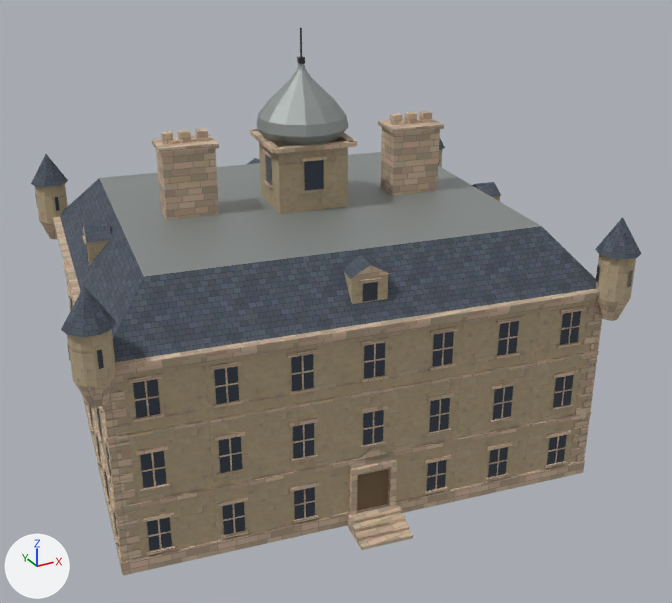
A saved change to the glTF model models/985.glb.
The view is the same before and after, from a camera (50 mm lens) standing at (-21.0, -41.8, 27.8) and looking at (0.9, -2.0, 7.9). Every picture has the same lights, and +X, +Y and +Z are marked at lower left. The older version comes first. Vertices at exactly the same position are counted once.

Names of what the first picture shows: 'b001066_dressed', 'b001066_glass', 'b001066_lead', 'b001066_oak', 'b001066_slate', 'b001066_wall' and 1 more.
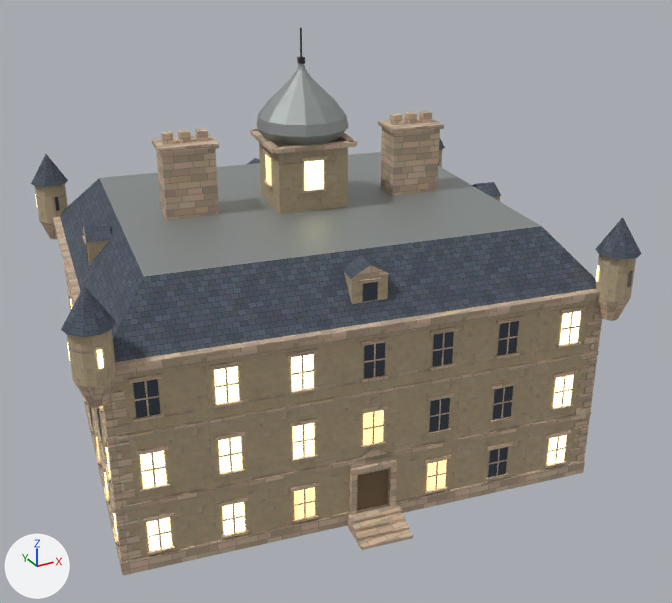
Edits to the bpy script that builds the scene:
```text
Add mat_window_glow_lamp:
    mat_window_glow_lamp = principled_material('window_glow_lamp')
    mat_window_glow_lamp.base_color = (0.0392, 0.051, 0.0706)  # greyish blue #38404b
    mat_window_glow_lamp.roughness = 0.25
    mat_window_glow_lamp.emission_color = (1.0, 0.62, 0.25)  # beige #ffce89
    mat_window_glow_lamp.emission_strength = 2.0
Add mat_window_glow_bright:
    mat_window_glow_bright = principled_material('window_glow_bright')
    mat_window_glow_bright.base_color = (0.0392, 0.051, 0.0706)  # greyish blue #38404b
    mat_window_glow_bright.roughness = 0.25
    mat_window_glow_bright.emission_color = (1.0, 0.86, 0.45)  # beige #ffefb3
    mat_window_glow_bright.emission_strength = 3.0
Change me_b001066_glass:
    where me_b001066_glass.from_pydata(...)  # 388 vertices, 194 faces; spans x -14.5..14.4, y -13.1..12.8, z 0.9..15.7
    used by ob_b001066_glass; location = (0.0, 0.0, 0.0)
    me_b001066_glass part 1: the loose piece of 4 vertices spanning x -8.8..-7.8, y -9.1..-8.9, z 4.3..6.1 is moved by (13.4, -2.1, -3.4)
    me_b001066_glass part 2: the loose piece of 4 vertices spanning x -10.5..-10.3, y 9.7..10.7, z 0.9..2.6 is moved by (8.6, -9.9, 13.2)
    me_b001066_glass part 3: the loose piece of 4 vertices spanning x -12.1..-11.9, y -0.3..0.7, z 0.9..2.6 is moved by (-1.1, -6.7, 3.4)
    me_b001066_glass part 4: the loose piece of 4 vertices spanning x -0.8..0.2, y -1.9..-1.7, z 14.2..15.7 is moved by (-8.0, -7.2, -6.3)
    me_b001066_glass part 5: 152 of 388 vertices moved; they spanned x -12.1..14.4, y -0.3..12.8, z 0.9..12.2 and now span x -14.5..14.4, y -13.1..12.8, z 0.9..15.7; mean shift (-2.3, -9.5, 1.2); largest move (14.3, 9.0, 10.9) -> (-14.5, -8.1, 10.9)
    me_b001066_glass part 6: 140 of 388 vertices moved; they spanned x -14.5..11.5, y -13.1..-3.0, z 0.9..12.2 and now span x -12.6..13.1, y -11.7..11.7, z 0.9..9.5; mean shift (1.7, 10.9, -0.6); largest move (-14.4, -7.9, 10.9) -> (8.8, 8.9, 7.8)
    me_b001066_glass part 7: 12 of 388 vertices moved; they spanned x -1.9..1.9, y -0.8..1.9, z 14.2..15.7 and now span x -5.6..-1.2, y -9.6..11.2, z 7.8..9.5; mean shift (-4.0, 3.5, -6.3); largest move (1.7, -0.8, 14.2) -> (-4.6, 11.0, 7.8)
    me_b001066_glass part 8: 32 of the faces centred in x -10.4..5.1, y 9.5..11.7, z 1.5..8.9 switch from mat_window_glass (greyish blue #38404b) to mat_window_glow_lamp (greyish blue #38404b, glowing beige #ffce89)
    me_b001066_glass part 9: 60 of the faces centred in x -14.5..1.8, y -9.4..12.8, z 1.5..15.2 switch from mat_window_glass (greyish blue #38404b) to mat_window_glow_bright (greyish blue #38404b, glowing beige #ffefb3)
    me_b001066_glass part 10: 6 of the faces centred in x 12.8..14.4, y 7.5..8.9, z 11.2..11.4 switch from mat_window_glass (greyish blue #38404b) to mat_window_glow_bright (greyish blue #38404b, glowing beige #ffefb3)
```

Changed parts and their boxes (x1, y1, x2, y2) in the pictures (672 x 603 px; the box of a moved part takes in the faces that stretch with it):
part 1 of me_b001066_glass, moved or reshaped: before (218, 436, 242, 473); after (488, 447, 508, 478)
part 2 of me_b001066_glass, moved or reshaped (not visible before): after (265, 154, 271, 185)
part 3 of me_b001066_glass, moved or reshaped: before (96, 437, 100, 460); after (106, 447, 111, 477)
part 4 of me_b001066_glass, moved or reshaped: before (304, 160, 324, 190); after (214, 366, 239, 404)
part 5 of me_b001066_glass, moved or reshaped (mostly hidden before): before (35, 162, 439, 429); after (35, 160, 633, 551)
part 6 of me_b001066_glass, moved or reshaped: before (67, 266, 599, 551); after (97, 311, 581, 473)
part 7 of me_b001066_glass, moved or reshaped: before (265, 154, 271, 185); after (291, 354, 314, 391)
part 8 of me_b001066_glass, recoloured: after (96, 154, 447, 520)
part 9 of me_b001066_glass, recoloured: before (35, 154, 324, 539); after (70, 160, 599, 551)
part 10 of me_b001066_glass, recoloured: after (35, 194, 104, 369)
